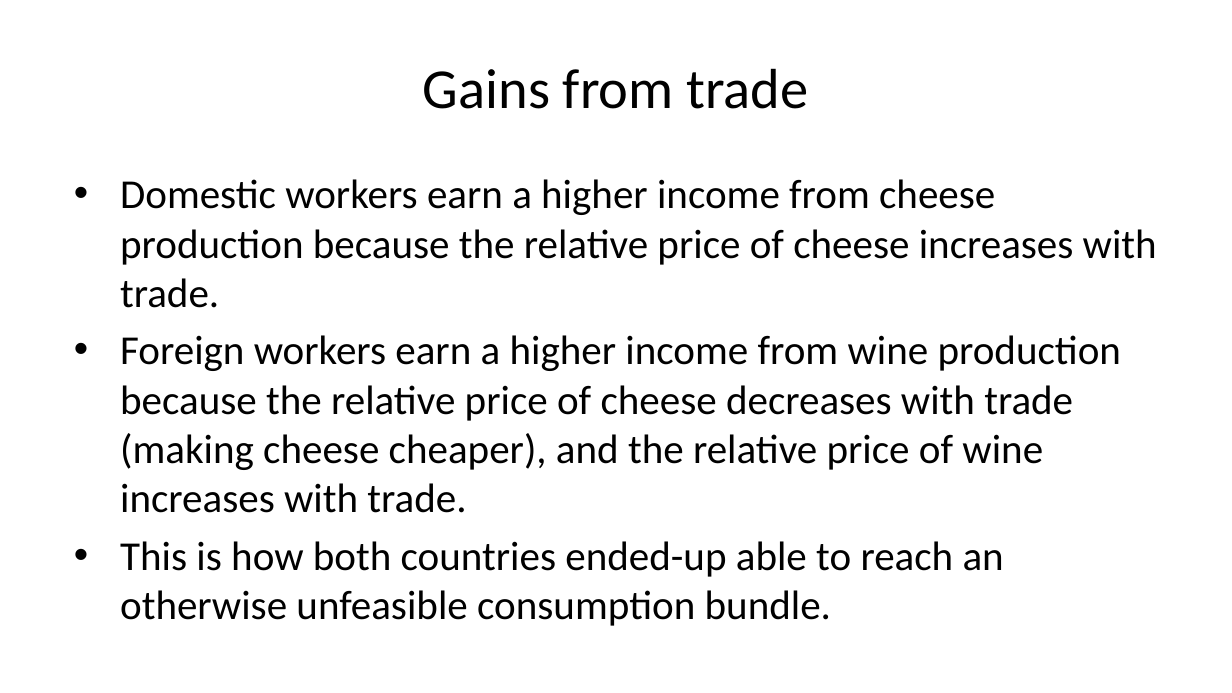
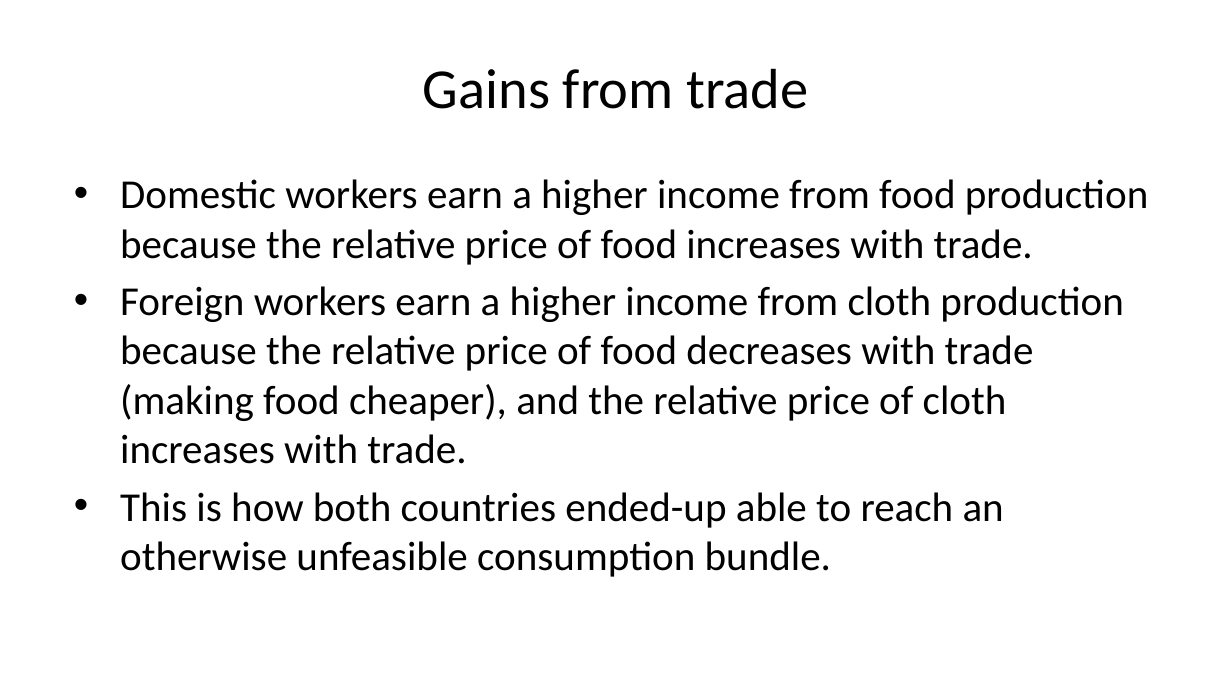
Before and after one commit to imedkrisna/krisna, a slide deck: slide 32 of static/intecon/meeting2/index.pptx (slide 31 before the commit). Drawn at 1232x693 pixels with LibreOffice and Linux fonts; fonts in the diff are those of the drawing. Boxes give left, top, right and bottom in pixels: in the first picture for what was removed or moved away, otherwise in the second. Text is boxed around its words. In the diff, an @@ line names an element or a change of style, - is before the commit and + after.

```diff
--- a/static/intecon/meeting2/index.pptx
+++ b/static/intecon/meeting2/index.pptx
@@ text at (x1=120, y1=179, x2=1148, y2=464): text changed @@
-• Domestic workers earn a higher income from cheese production because the relative price of cheese increases with trade.
-• Foreign workers earn a higher income from wine production because the relative price of cheese decreases with trade (making cheese cheaper), and the relative price of wine increases with trade.
+• Domestic workers earn a higher income from food production because the relative price of food increases with trade.
+• Foreign workers earn a higher income from cloth production because the relative price of food decreases with trade (making food cheaper), and the relative price of cloth increases with trade.
```
Also in this commit, not shown: 1 slide added, 5 other files.
